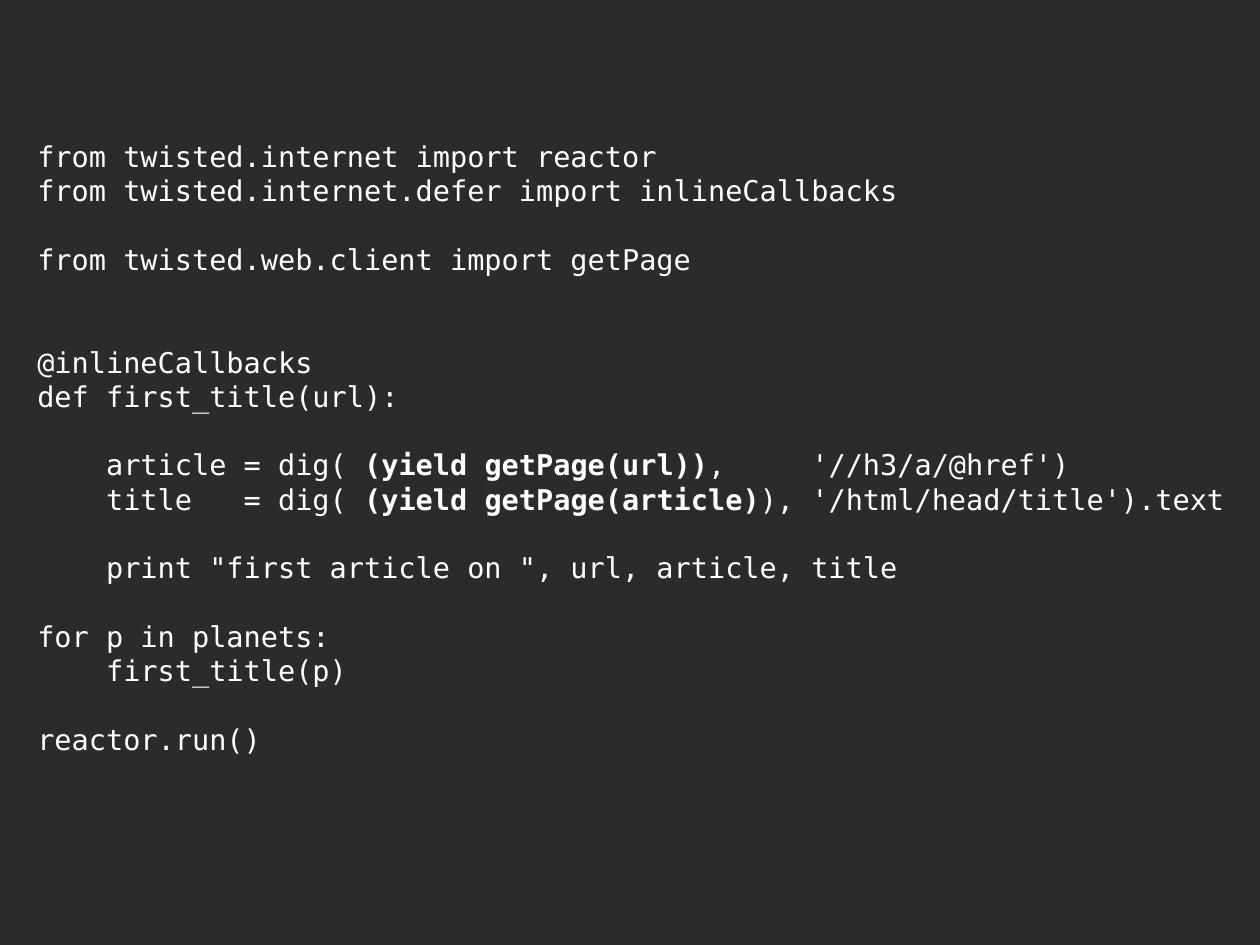
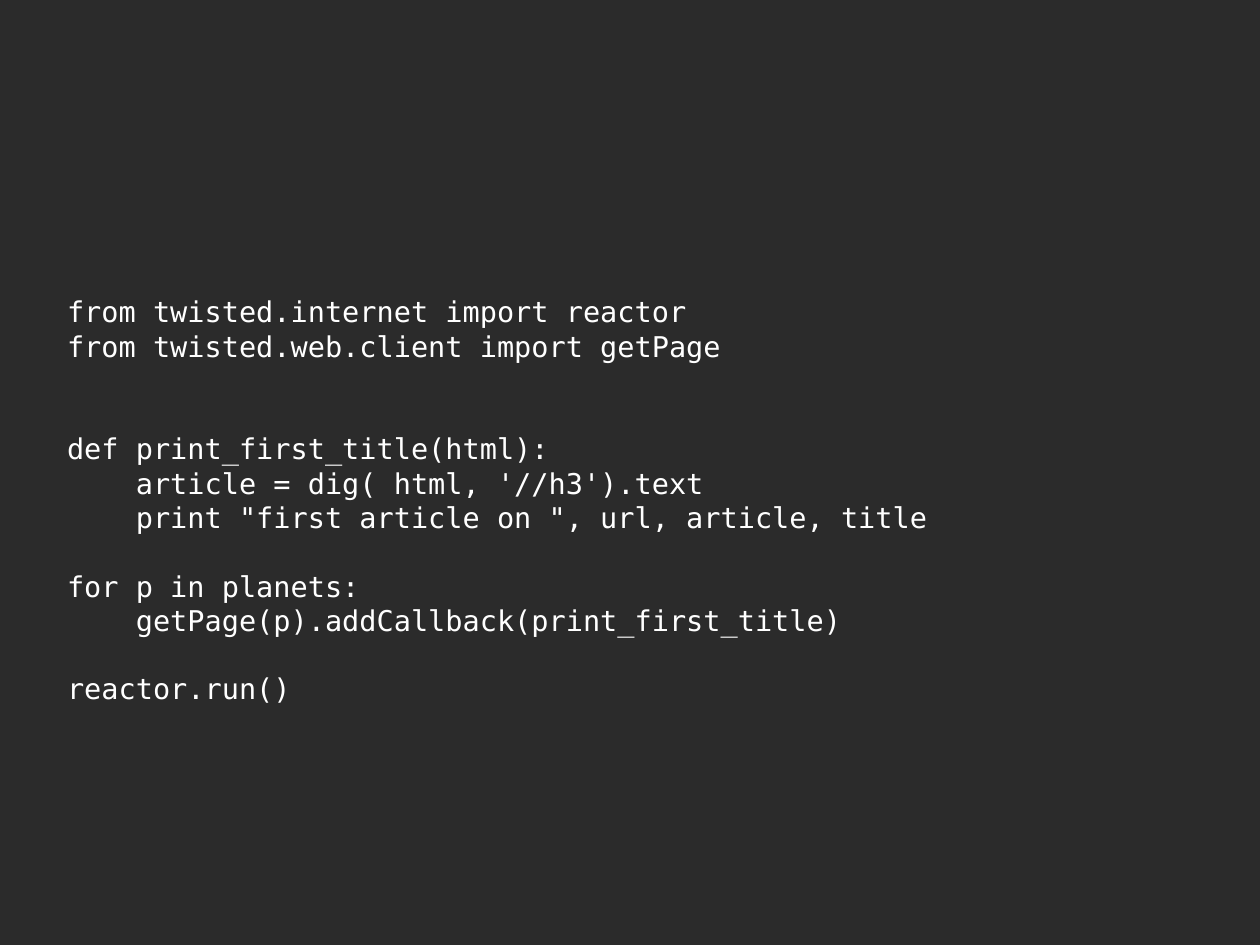
Before and after one commit to jdb/jdb.github.com, a slide deck: slide 8 of imap_idle/pycon-presentation/imap-idle-makingoff.odp. Drawn at 1260x945 pixels with LibreOffice and Linux fonts; fonts in the diff are those of the drawing; background and template pictures are left out; a plain dark background stands for a picture behind light text. Boxes give left, top, right and bottom in pixels: in the first picture for what was removed or moved away, otherwise in the second. Text is boxed around its words. In the diff, an @@ line names an element or a change of style, - is before the commit and + after.

```diff
--- a/imap_idle/pycon-presentation/imap-idle-makingoff.odp
+++ b/imap_idle/pycon-presentation/imap-idle-makingoff.odp
@@ title at (x1=67, y1=300, x2=927, y2=703): text changed @@
-from twisted.internet import reactor
-from twisted.internet.defer import inlineCallbacks
-from twisted.web.client import getPage
-@inlineCallbacks
-def first_title(url):
-article = dig( (yield getPage(url)), '//h3/a/@href')
-title = dig( (yield getPage(article)), '/html/head/title').text
-print "first article on ", url, article, title
-for p in planets:
-first_title(p)
-reactor.run()
+from twisted.internet import reactor
+from twisted.web.client import getPage
+def print_first_title(html):
+article = dig( html, '//h3').text
+print "first article on ", url, article, title
+for p in planets:
+getPage(p).addCallback(print_first_title)
+reactor.run()
```
Also in this commit, not shown: 7 other slides changed, 15 slides added, 6 slides removed, 1 other file.
